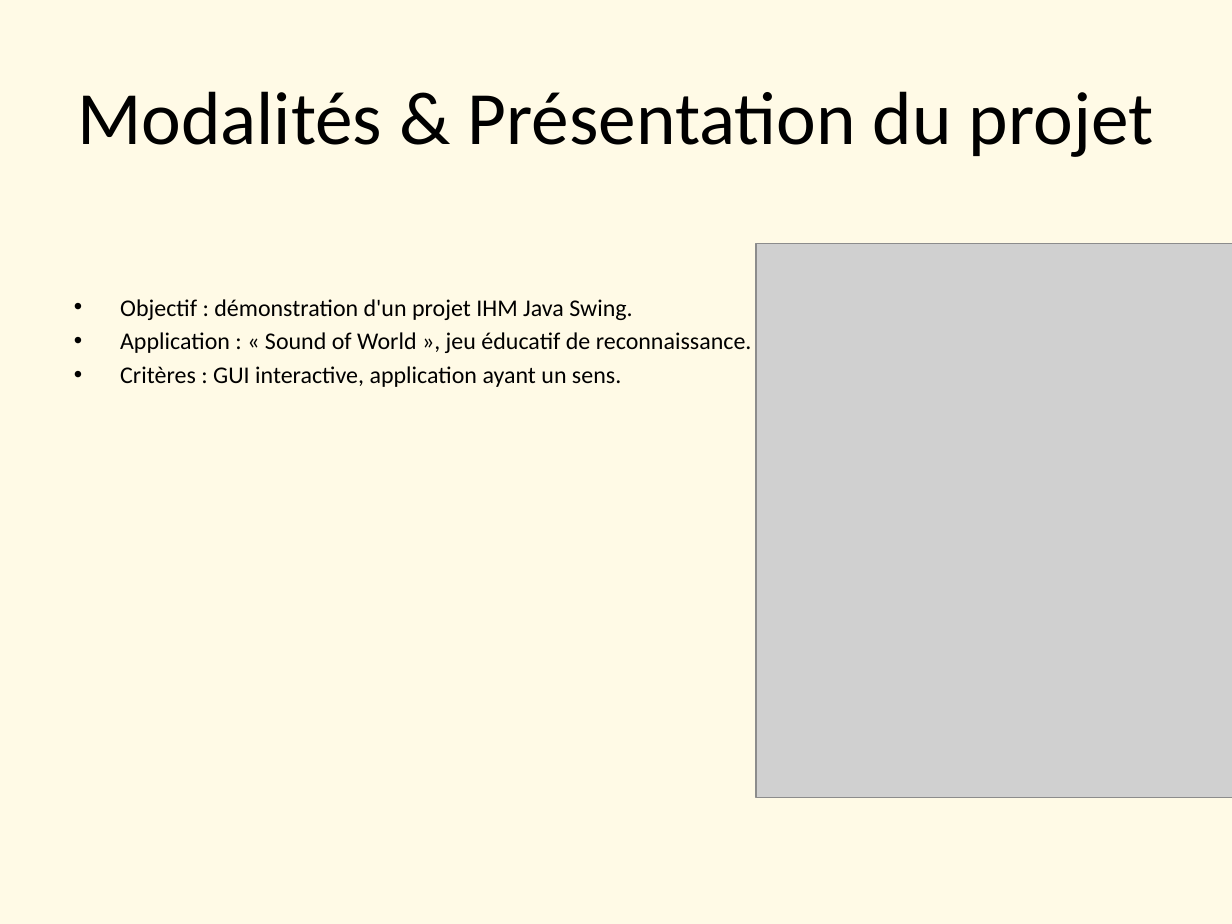
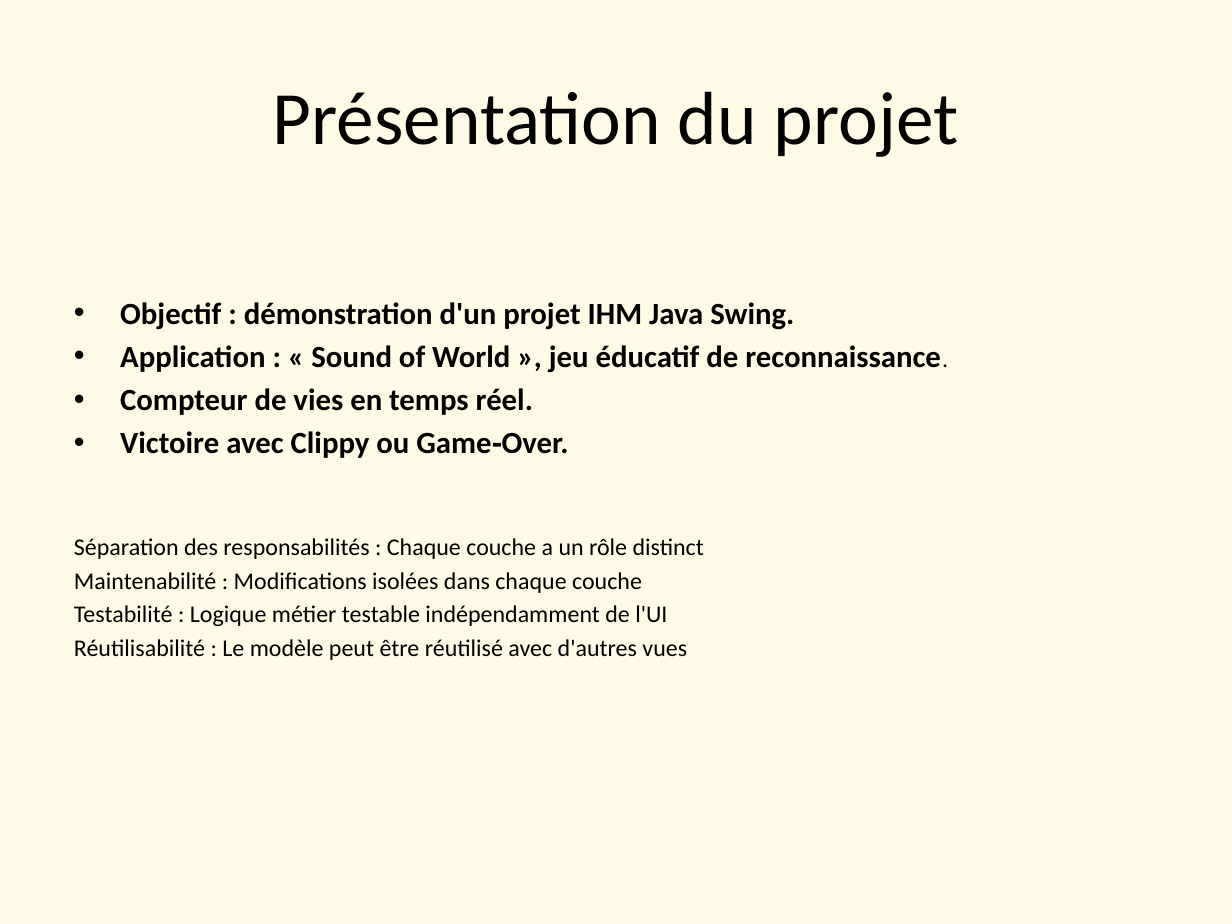
Before and after one commit to Bobyte5923/SoundOfWorld, a slide deck: slide 2 of SoundOfWorld.pptx. Drawn at 1232x924 pixels with LibreOffice and Linux fonts; fonts in the diff are those of the drawing; grey boxes stand for pictures. Boxes give left, top, right and bottom in pixels: in the first picture for what was removed or moved away, otherwise in the second. Text is boxed around its words. In the diff, an @@ line names an element or a change of style, - is before the commit and + after.

```diff
--- a/SoundOfWorld.pptx
+++ b/SoundOfWorld.pptx
@@ title at (273,91,959,157): text changed @@
-Modalités & Présentation du projet
+Présentation du projet
@@ picture removed at (756,243,1232,797) @@
@@ text at (120,302,941,373): size 14 to 18 pt, bold on in "Objectif : démonstration d'un projet IHM Java ...", "Application : « Sound of World », ..." @@
@@ text at (74,388,704,660): text changed @@
-• Critères : GUI interactive, application ayant un sens.
+• Compteur de vies en temps réel.
+• Victoire avec Clippy ou Game‑Over.
+Séparation des responsabilités : Chaque couche a un rôle distinct
+Maintenabilité : Modifications isolées dans chaque couche
+Testabilité : Logique métier testable indépendamment de l'UI
+Réutilisabilité : Le modèle peut être réutilisé avec d'autres vues
```
Also in this commit, not shown: 11 other slides changed, 3 slides added, 5 slides removed, 1 other file.
